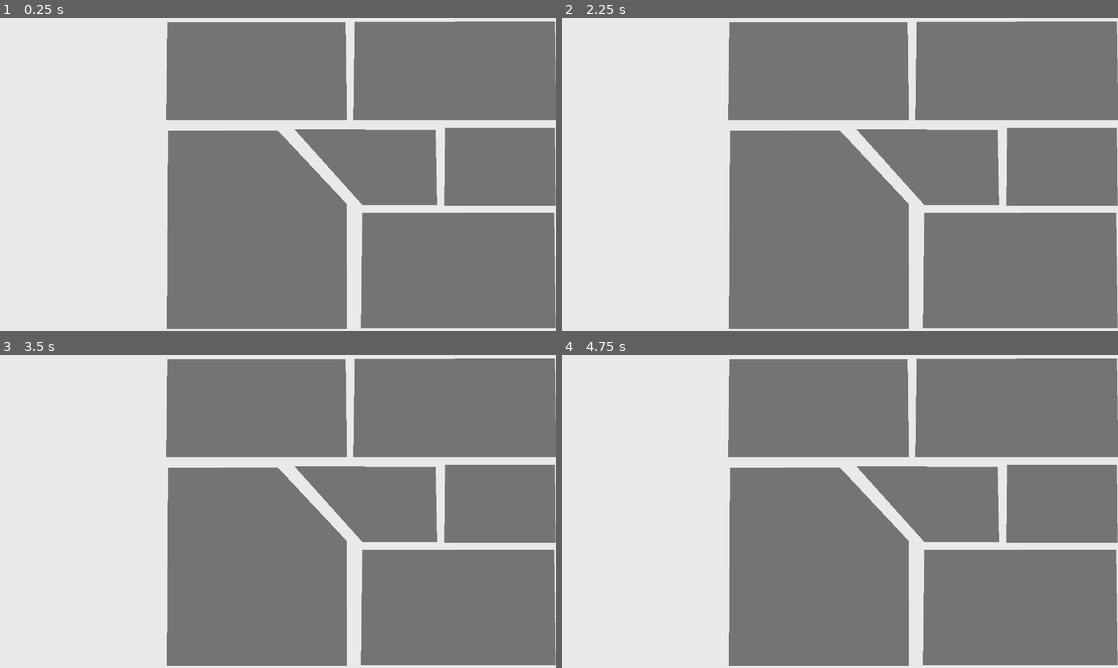
Above: before the commit, frames 1-4 (two rows, left to right).
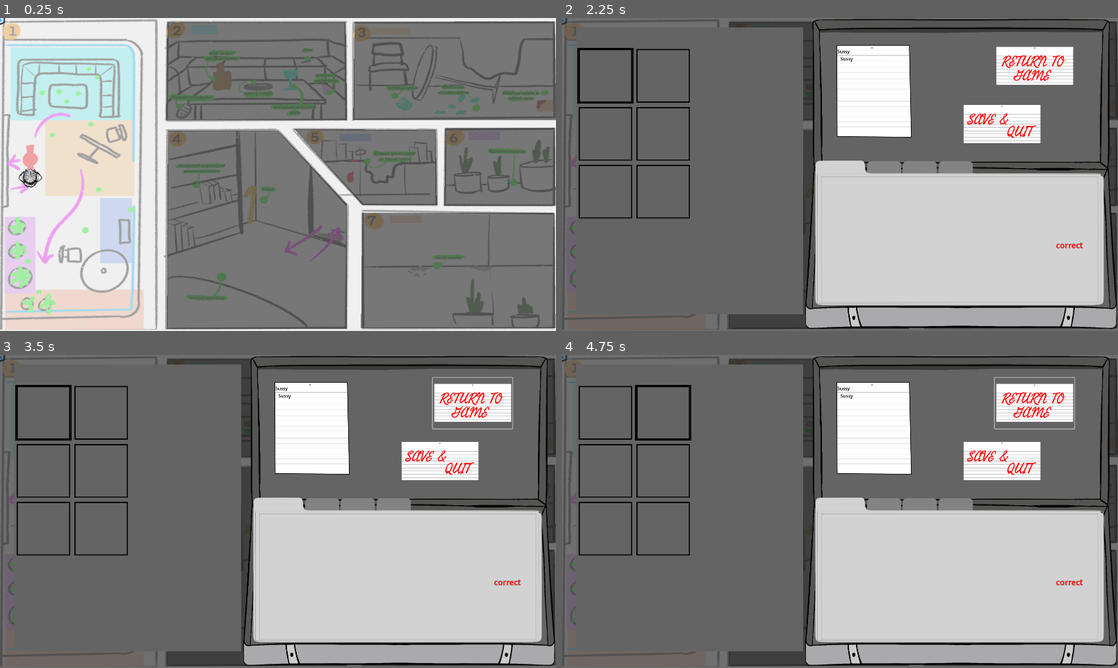
Above: after the commit, the same moments.

Repository: GDYUClub/term-project-w25
Game: Godot game, scene res://src/levels/2/level2-1.tscn
The game is run twice, just before and just after one commit, with the same random seed, the same clock (stepped at 60 frames per second) and the same inputs. This scene is started directly instead of the project's main scene.
Inputs (mouse positions are in pixels of both pictures, inside the frame that each line leads up to):
- Up to frame 1 (0.25 s): no input
- Up to frame 2 (2.25 s): tap Enter (pickup_panel) at 0.5 s; move the mouse to (962, 158) at 0.52 s; hold D (right) 0.53-1.25 s; click (962, 158) at 0.6 s; tap Space (jump) at 0.77, 2 s; tap R (inquire) at 0.8 s; drag from (728, 190) to (634, 271) at 1.27 s; move the mouse to (895, 105) at 2.02 s; hold A (left) from 2.03 s (still down); tap Q (analyze) at 2.1 s; click (895, 105) at 2.17 s
- Up to frame 3 (3.5 s): tap R (inquire) at 2.3 s; release A (left) at 2.75 s; click (472, 401) at 2.77 s
- Up to frame 4 (4.75 s): tap Enter (pickup_panel) at 3.5 s; drag from (812, 574) to (634, 420) at 3.52 s; tap Space (jump) at 4.25, 4.52 s; move the mouse to (1006, 558) at 4.27 s; hold D (right) from 4.28 s (still down); click (1006, 558) at 4.35 s; tap R (inquire) at 4.55 s

The runs differ from the first frame. In frame 1, 29% of the frame differs, in the area x 0-100%, y 0-100%; in frame 2, 73%; in frame 3, 73%; in frame 4, 73%.

Commit message:
fix up 2-1 stuff

Diff:
--- a/src/levels/2/level2-1.tscn
+++ b/src/levels/2/level2-1.tscn
@@ -1,7 +1,17 @@
-[gd_scene load_steps=19 format=3 uid="uid://cx8pspxpaj5y"]
-
+[gd_scene load_steps=28 format=3 uid="uid://cx8pspxpaj5y"]
+
+[ext_resource type="Script" uid="uid://pkuix78c4wo3" path="res://src/levels/2/level_2_1.gd" id="1_llba7"]
+[ext_resource type="Texture2D" uid="uid://bvspujqgmdic5" path="res://assets/sprites/pages/2-1.png" id="1_x03rg"]
 [ext_resource type="PackedScene" uid="uid://bt7hps1ykd8nk" path="res://src/player/scene/player.tscn" id="2_i5oa3"]
+[ext_resource type="PackedScene" uid="uid://5beldmldbrhv" path="res://src/player/cursor.tscn" id="3_0iawh"]
+[ext_resource type="PackedScene" uid="uid://dhpbtj7rkkjks" path="res://src/dialogue/inquire_ui.tscn" id="3_ypvw2"]
 [ext_resource type="PackedScene" uid="uid://dplwfecao13b5" path="res://src/dialogue/npc.tscn" id="4_sut8d"]
+[ext_resource type="PackedScene" uid="uid://b5h0imkaet8vo" path="res://src/dialogue/dialogue_ui.tscn" id="4_x03rg"]
+[ext_resource type="PackedScene" uid="uid://bvqwk1mxnpwr5" path="res://src/gameplay_ui/game_ui.tscn" id="5_0iawh"]
+[ext_resource type="PackedScene" uid="uid://dvp7253oe1cbe" path="res://src/clues/clue_arrange_screen.tscn" id="6_dy207"]
+[ext_resource type="Script" uid="uid://d313ibk1sryhe" path="res://src/dialogue/dialogue_manager.gd" id="9_6x7mo"]
+[ext_resource type="JSON" path="res://src/dialogue/_Dialogue_new.json" id="10_llba7"]
+[ext_resource type="JSON" path="res://src/dialogue/_Inquiry.json" id="11_wlckx"]
 
 [sub_resource type="RectangleShape2D" id="RectangleShape2D_i1ufb"]
 size = Vector2(577, 71)
@@ -48,17 +58,21 @@
 [sub_resource type="RectangleShape2D" id="RectangleShape2D_ogp7b"]
 size = Vector2(454, 77.5)
 
-[sub_resource type="RectangleShape2D" id="RectangleShape2D_becjy"]
-size = Vector2(41, 46)
-
 [node name="Level2-1" type="Node2D"]
+script = ExtResource("1_llba7")
 metadata/_edit_horizontal_guides_ = [1278.0]
 
 [node name="levelbg" type="Sprite2D" parent="."]
 modulate = Color(1, 1, 1, 0.309804)
 position = Vector2(-3, 1)
-scale = Vector2(1.92024, 1.61435)
+scale = Vector2(1.12128, 0.938811)
+texture = ExtResource("1_x03rg")
 centered = false
+
+[node name="Player" parent="." instance=ExtResource("2_i5oa3")]
+unique_name_in_owner = true
+position = Vector2(124, 549)
+starting_scale = 1.0
 
 [node name="StaticBody2D" type="StaticBody2D" parent="."]
 
@@ -150,9 +164,6 @@
 rotation = -1.5708
 shape = SubResource("RectangleShape2D_lme2o")
 
-[node name="Player" parent="." instance=ExtResource("2_i5oa3")]
-position = Vector2(246, 867)
-
 [node name="PanelCovers" type="Node2D" parent="."]
 
 [node name="0" type="Polygon2D" parent="PanelCovers"]
@@ -240,18 +251,36 @@
 character1_sprite = null
 character2_sprite = null
 
-[node name="Cursor" type="CharacterBody2D" parent="."]
-metadata/_edit_group_ = true
-
-[node name="Sprite2D" type="Sprite2D" parent="Cursor"]
-scale = Vector2(0.1, 0.1)
-
-[node name="CollisionShape2D" type="CollisionShape2D" parent="Cursor"]
-position = Vector2(-3.5, -1)
-shape = SubResource("RectangleShape2D_becjy")
-
-[node name="Area2D" type="Area2D" parent="Cursor"]
-
-[node name="CollisionShape2D2" type="CollisionShape2D" parent="Cursor/Area2D"]
-position = Vector2(-3.5, -1)
-shape = SubResource("RectangleShape2D_becjy")
+[node name="Cursor" parent="." instance=ExtResource("3_0iawh")]
+
+[node name="PlayerStart" type="Marker2D" parent="."]
+unique_name_in_owner = true
+position = Vector2(106, 549)
+
+[node name="InquireUI" parent="." instance=ExtResource("3_ypvw2")]
+visible = false
+mouse_filter = 2
+metadata/_edit_lock_ = true
+
+[node name="DialogueUI" parent="." instance=ExtResource("4_x03rg")]
+unique_name_in_owner = true
+visible = false
+offset_left = 0.0
+offset_right = 0.0
+mouse_filter = 2
+
+[node name="GameplayUI" parent="." instance=ExtResource("5_0iawh")]
+unique_name_in_owner = true
+offset_right = -1804.0
+offset_bottom = -739.0
+
+[node name="InventoryUI" parent="." instance=ExtResource("6_dy207")]
+visible = false
+size_flags_horizontal = 3
+size_flags_vertical = 3
+
+[node name="DialogueManager" type="Node" parent="."]
+unique_name_in_owner = true
+script = ExtResource("9_6x7mo")
+DIALOGUE_JSON = ExtResource("10_llba7")
+INQUIRY_DIALOGUE_JSON = ExtResource("11_wlckx")
--- a/src/levels/2/level_2_1.gd
+++ b/src/levels/2/level_2_1.gd
@@ -9,6 +9,13 @@
 Vector2i(1560,878),
 ]
 
+var overlapping_panel_name:String = ""
+
+func _ready() -> void:
+	for triggerArea:Area2D in $PanelTriggers.get_children():
+		triggerArea.area_entered.connect(func(trigger): overlapping_panel_name = triggerArea.name)
+		triggerArea.area_exited.connect(func(trigger): overlapping_panel_name = "")
+
 func _toggle_panel(panel_number:String) -> void:
 	if panel_number == "":
 		return
--- /dev/null
+++ b/src/player/cursor.tscn
@@ -0,0 +1,23 @@
+[gd_scene load_steps=3 format=3 uid="uid://5beldmldbrhv"]
+
+[ext_resource type="Texture2D" uid="uid://besukl3pxqtdt" path="res://assets/sprites/player/wii_cursor.png" id="1_c38gr"]
+
+[sub_resource type="RectangleShape2D" id="RectangleShape2D_becjy"]
+size = Vector2(41, 46)
+
+[node name="Cursor" type="CharacterBody2D"]
+metadata/_edit_group_ = true
+
+[node name="Sprite2D" type="Sprite2D" parent="."]
+scale = Vector2(0.1, 0.1)
+texture = ExtResource("1_c38gr")
+
+[node name="CollisionShape2D" type="CollisionShape2D" parent="."]
+position = Vector2(-3.5, -1)
+shape = SubResource("RectangleShape2D_becjy")
+
+[node name="Area2D" type="Area2D" parent="."]
+
+[node name="CollisionShape2D2" type="CollisionShape2D" parent="Area2D"]
+position = Vector2(-3.5, -1)
+shape = SubResource("RectangleShape2D_becjy")
Binary file added: assets/sprites/pages/2-1.png
Not shown, added: assets/sprites/pages/2-1.png.import
Binary file added: assets/sprites/player/wii_cursor.png
Not shown, added: assets/sprites/player/wii_cursor.png.import
